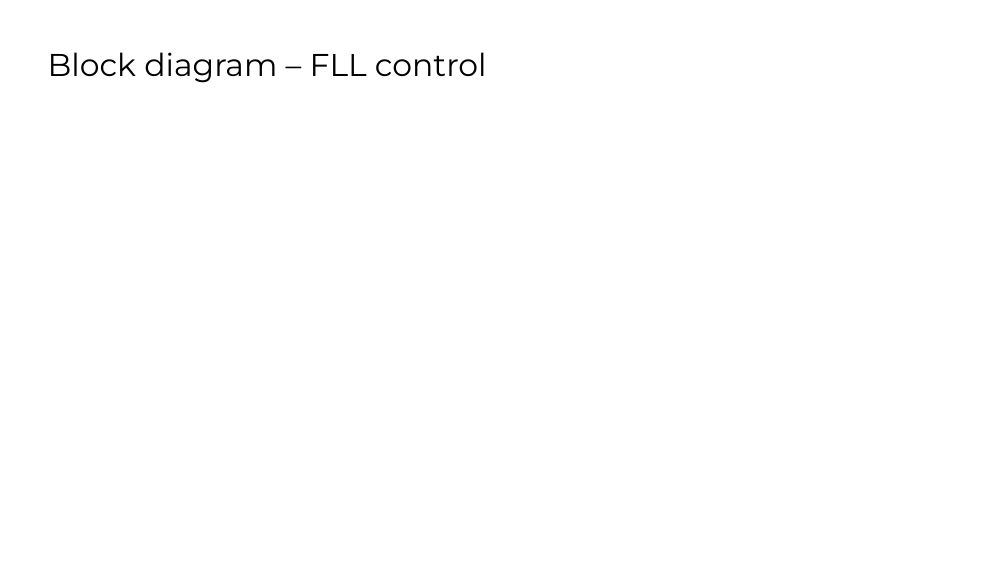
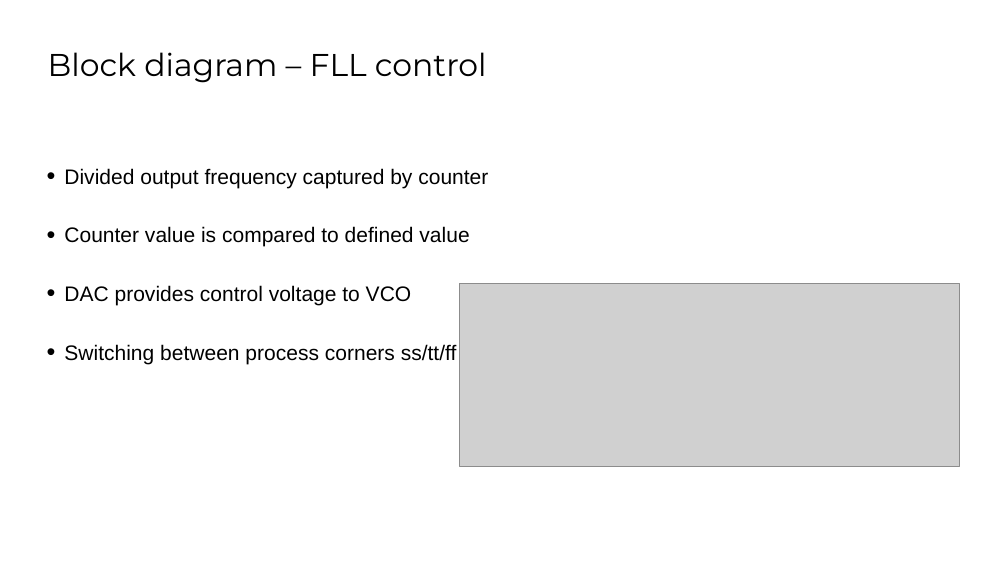
Before and after one commit to iic-jku/SKY130_PLL1, a slide deck: slide 7 of PICO Contest/Design_Review.pptx. Drawn at 1008x567 pixels with LibreOffice and Linux fonts; fonts in the diff are those of the drawing; grey boxes stand for pictures; background and template pictures are left out. Boxes give left, top, right and bottom in pixels: in the first picture for what was removed or moved away, otherwise in the second. Text is boxed around its words. In the diff, an @@ line names an element or a change of style, - is before the commit and + after.

```diff
--- a/PICO Contest/Design_Review.pptx
+++ b/PICO Contest/Design_Review.pptx
@@ text added at bbox=[64, 168, 488, 364], 20 pt, text #000000 @@
+• Divided output frequency captured by counter
+• Counter value is compared to defined value
+• DAC provides control voltage to VCO
+• Switching between process corners ss/tt/ff
@@ picture added at bbox=[460, 284, 960, 467] @@
```
Also in this commit, not shown: 8 other slides changed.
